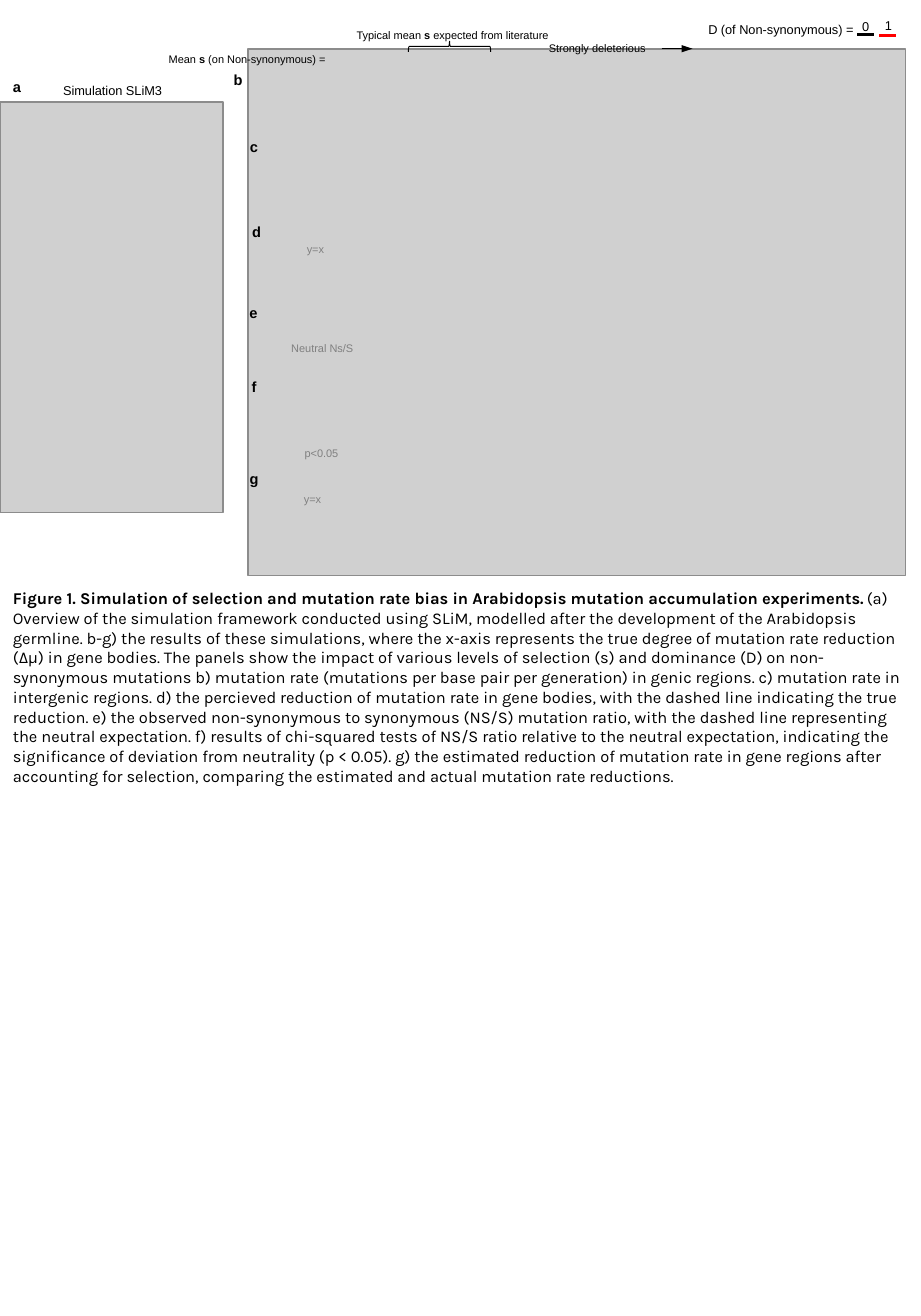
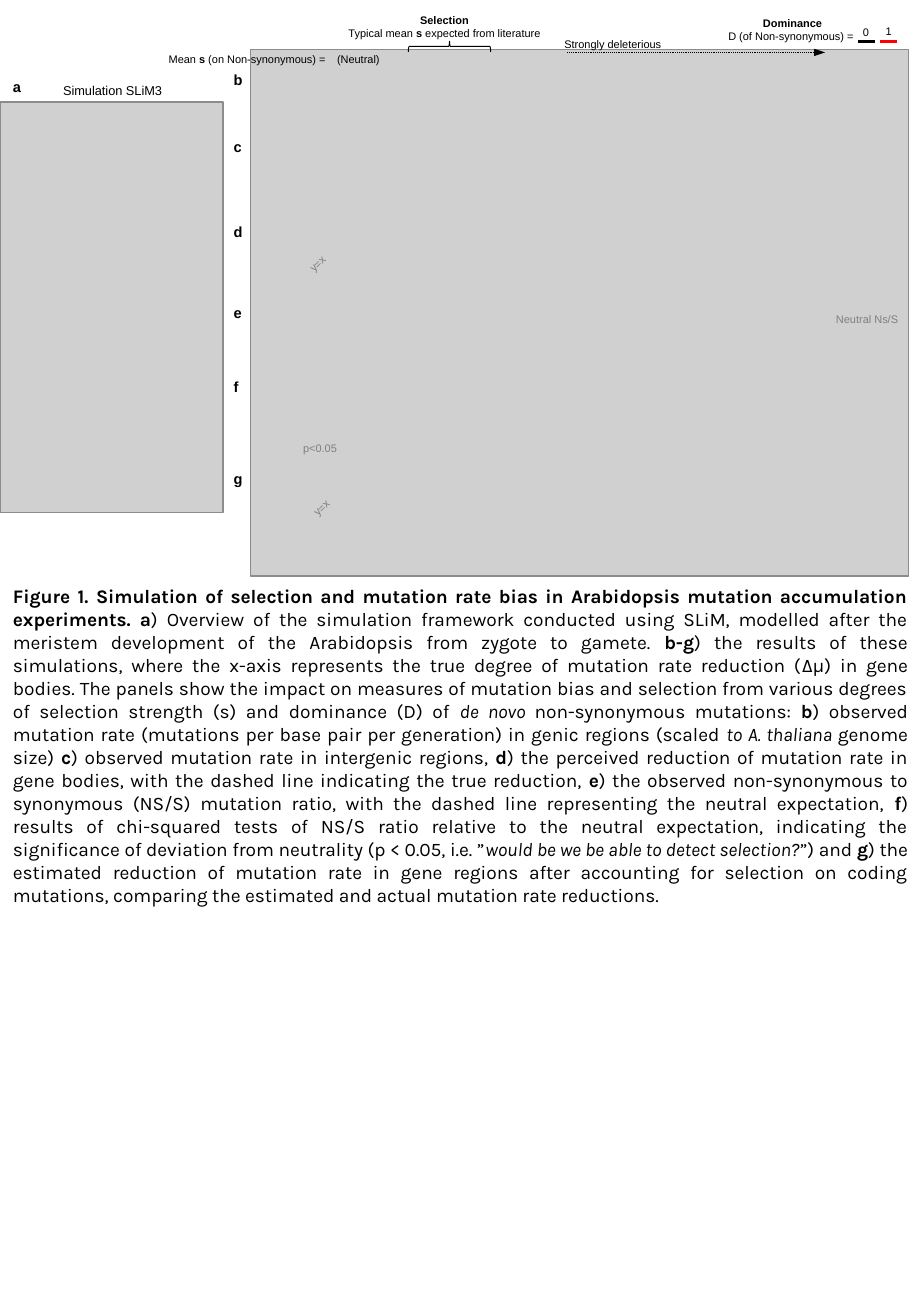
Before and after one commit to greymonroe/At_devel_sel, a slide deck: slide 1 of figures/Developmental_selection_figures.pptx. Drawn at 921x1316 pixels with LibreOffice and Linux fonts; fonts in the diff are those of the drawing; grey boxes stand for pictures. Boxes give left, top, right and bottom in pixels: in the first picture for what was removed or moved away, otherwise in the second. Text is boxed around its words. In the diff, an @@ line names an element or a change of style, - is before the commit and + after.

Commit message:
figures

```diff
--- a/figures/Developmental_selection_figures.pptx
+++ b/figures/Developmental_selection_figures.pptx
@@ text "Selection": place and size @@
-text "Selection" at [357,31,549,41]
+text "Selection" at [348,16,541,40]
@@ text at [348,29,541,40]: alignment left to centre @@
@@ text at [420,16,469,24]: paragraph added @@
+Selection
@@ text "Dominance": place and size @@
-text "Dominance" at [708,24,842,37]
+text "Dominance" at [728,19,844,43]
@@ text at [763,19,822,27]: paragraph added @@
+Dominance
@@ text "0" at [863,28,869,36]: size 7 to 6 pt @@
@@ text "1" at [886,27,892,35]: size 7 to 6 pt @@
@@ text added at [337,55,380,66], 6 pt, text #000000 @@
+(Neutral)
@@ text "Strongly deleterious": place and size @@
-text "Strongly deleterious" at [549,43,646,54]
+text "Strongly deleterious" at [564,40,662,50]
@@ arrow moved from (662, 49) - (692, 49) to (567, 53) - (825, 53) @@
@@ arrow (567, 53) - (825, 53): stroke #000000 0.5 pt to #000000 0.5 pt dashed @@
@@ text at [728,32,844,43]: size 7 to 6 pt in "D (of Non-synonymous) ="; alignment left to centre @@
@@ line moved from (858, 34) - (875, 34) to (858, 41) - (875, 41) @@
@@ line moved from (879, 36) - (896, 36) to (880, 42) - (897, 42) @@
@@ text "d": place and size @@
-text "d" at [252,226,261,237]
+text "d" at [234,226,243,237]
@@ text "y=x" at [304,261,325,273]: rotation 0 to 315 degrees @@
@@ text "Neutral Ns/S": place and size @@
-text "Neutral Ns/S" at [291,344,354,352]
+text "Neutral Ns/S" at [836,315,898,323]
@@ 4 texts: place and size @@
-4 texts at [249,144,259,487]
+4 texts at [234,144,243,487]
@@ text "p<0.05": place and size @@
-text "p<0.05" at [305,449,339,459]
+text "p<0.05" at [303,444,337,454]
@@ text "y=x" at [308,505,329,517]: rotation 0 to 315 degrees @@
@@ text at [13,589,909,907]: text changed; size 9 to 10.5 pt @@
-Figure 1. Simulation of selection and mutation rate bias in Arabidopsis mutation accumulation experiments. (a) Overview of the simulation framework conducted using SLiM, modelled after the development of the Arabidopsis germline. b-g) the results of these simulations, where the x-axis represents the true degree of mutation rate reduction (Δμ) in gene bodies. The panels show the impact of various levels of selection (s) and dominance (D) on non-synonymous mutations b) mutation rate (mutations per base pair per generation) in genic regions. c) mutation rate in intergenic regions. d) the percieved reduction of mutation rate in gene bodies, with the dashed line indicating the true reduction. e) the observed non-synonymous to synonymous (NS/S) mutation ratio, with the dashed line representing the neutral expectation. f) results of chi-squared tests of NS/S ratio relative to the neutral expectation, indicating the significance of deviation from neutrality (p < 0.05). g) the estimated reduction of mutation rate in gene regions after accounting for selection, comparing the estimated and actual mutation rate reductions.
+Figure 1. Simulation of selection and mutation rate bias in Arabidopsis mutation accumulation experiments. a) Overview of the simulation framework conducted using SLiM, modelled after the meristem development of the Arabidopsis from zygote to gamete. b-g) the results of these simulations, where the x-axis represents the true degree of mutation rate reduction (Δμ) in gene bodies. The panels show the impact on measures of mutation bias and selection from various degrees of selection strength (s) and dominance (D) of de novo non-synonymous mutations: b) observed mutation rate (mutations per base pair per generation) in genic regions (scaled to A. thaliana genome size) c) observed mutation rate in intergenic regions, d) the perceived reduction of mutation rate in gene bodies, with the dashed line indicating the true reduction, e) the observed non-synonymous to synonymous (NS/S) mutation ratio, with the dashed line representing the neutral expectation, f) results of chi-squared tests of NS/S ratio relative to the neutral expectation, indicating the significance of deviation from neutrality (p < 0.05, i.e. ”would be we be able to detect selection?”) and g) the estimated reduction of mutation rate in gene regions after accounting for selection on coding mutations, comparing the estimated and actual mutation rate reductions.
```
Also in this commit, not shown: 2 other slides changed, 1 slide added, 1 slide removed, 3 other files.
